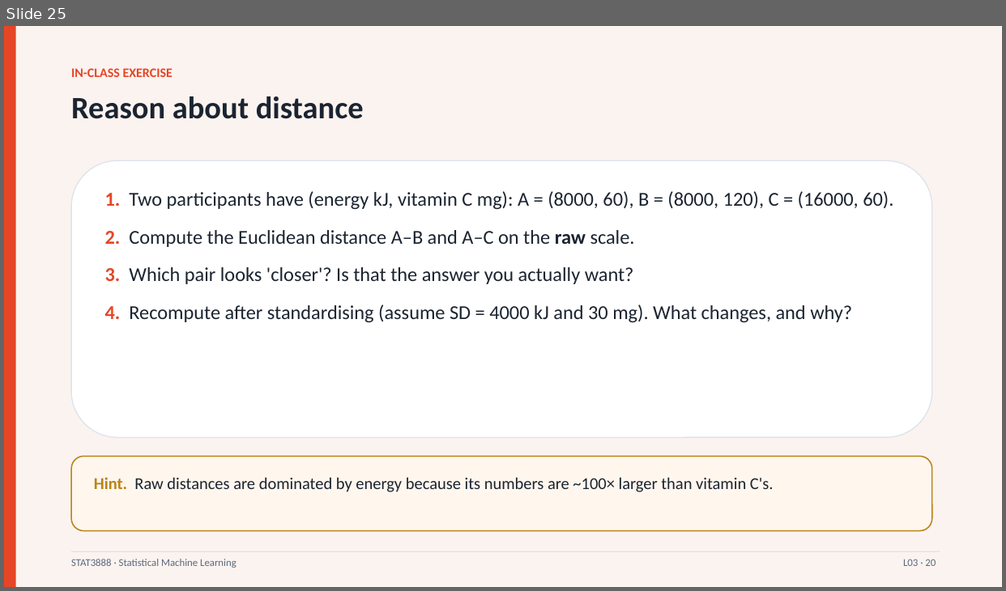
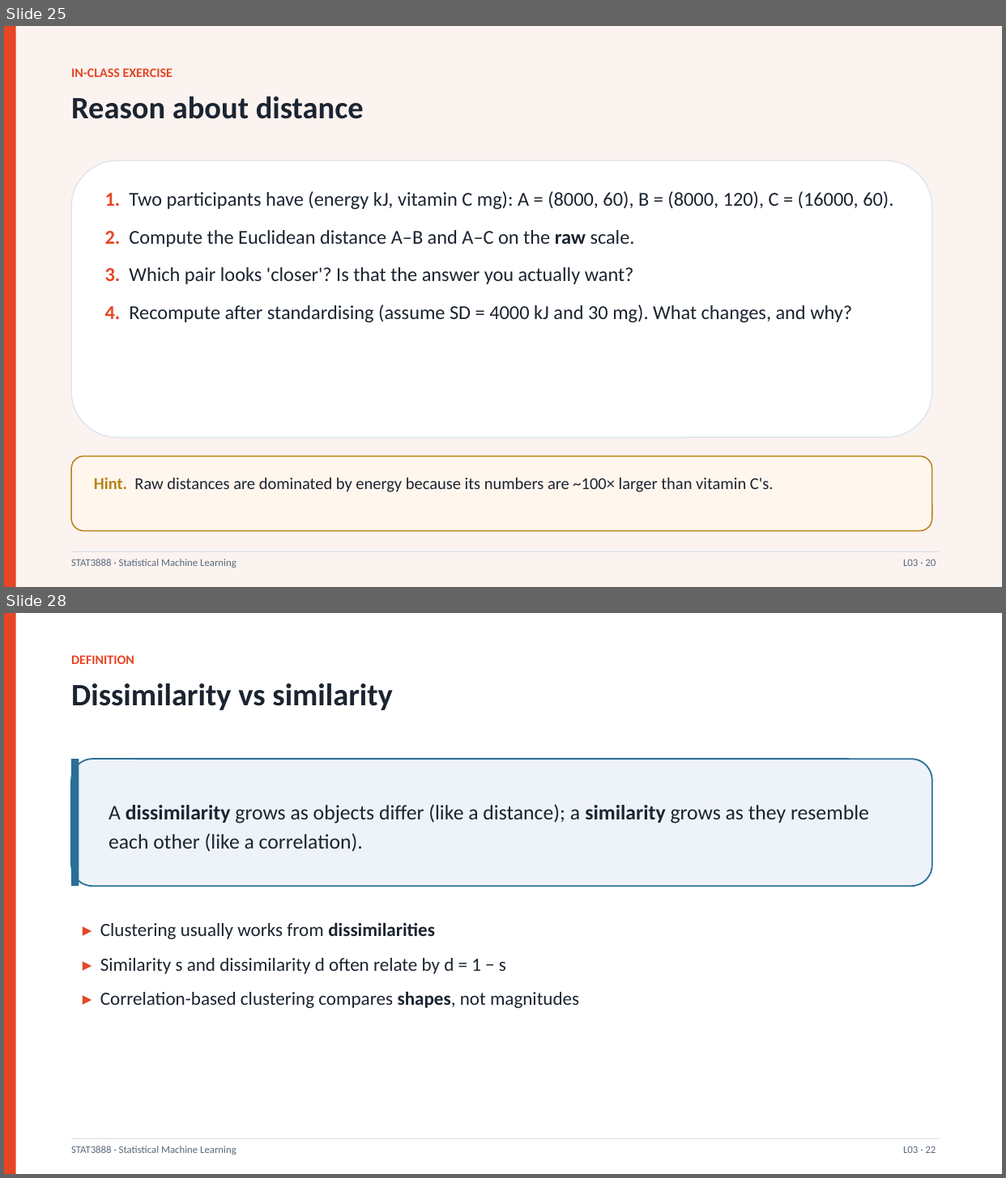
Before and after one commit to liuyizhou0402/data-analysis, a slide deck: STAT3888_course/Lecture03_IntroClustering.pptx. Shown one above the other, each under a label of ours: slide 25 before the commit, slides 25 and 28 after it; the slides between them are not shown. The pictures are 1006x591 and 1006x1178 pixels, drawn with LibreOffice and Linux fonts; fonts in the diff are those of the drawing. Boxes give left, top, right and bottom in pixels: in the first picture for what was removed or moved away, otherwise in the second. Text is boxed around its words. In the diff, an @@ line names an element or a change of style, - is before the commit and + after.

```diff
--- a/STAT3888_course/Lecture03_IntroClustering.pptx
+++ b/STAT3888_course/Lecture03_IntroClustering.pptx
@@ slide 28 added at (x1=4, y1=613, x2=1002, y2=1174), background #FFFFFF @@
@@ rectangle added at (x1=4, y1=613, x2=16, y2=1174), fill #E64626 @@
@@ text added at (x1=71, y1=655, x2=134, y2=664), 12.5 pt, text #E64626, bold @@
+DEFINITION
@@ text added at (x1=71, y1=683, x2=392, y2=710), 30 pt, text #1B2430, bold @@
+Dissimilarity vs similarity
@@ rounded rectangle added at (x1=71, y1=759, x2=932, y2=886), fill #EEF3F9, outline #2A6F97 1.4 pt @@
@@ rectangle added at (x1=71, y1=759, x2=79, y2=886), fill #2A6F97 @@
@@ text added at (x1=108, y1=804, x2=869, y2=852), 20 pt, text #1B2430 @@
+A dissimilarity grows as objects differ (like a distance); a similarity grows as they resemble each other (like a correlation).
@@ text added at (x1=100, y1=922, x2=579, y2=1008), 18 pt, text #1B2430 @@
+▸ Clustering usually works from dissimilarities
+▸ Similarity s and dissimilarity d often relate by d = 1 − s
+▸ Correlation-based clustering compares shapes, not magnitudes
@@ rectangle added at (x1=71, y1=1139, x2=940, y2=1139), fill #DCE3EC @@
@@ text added at (x1=71, y1=1146, x2=236, y2=1155), 10 pt, text #5B6A7D @@
+STAT3888 · Statistical Machine Learning
@@ text added at (x1=903, y1=1146, x2=936, y2=1153), 10 pt, text #5B6A7D @@
+L03 · 22
```
Also in this commit, not shown: 1 slide changed, 33 other slides added, 5 other files.
